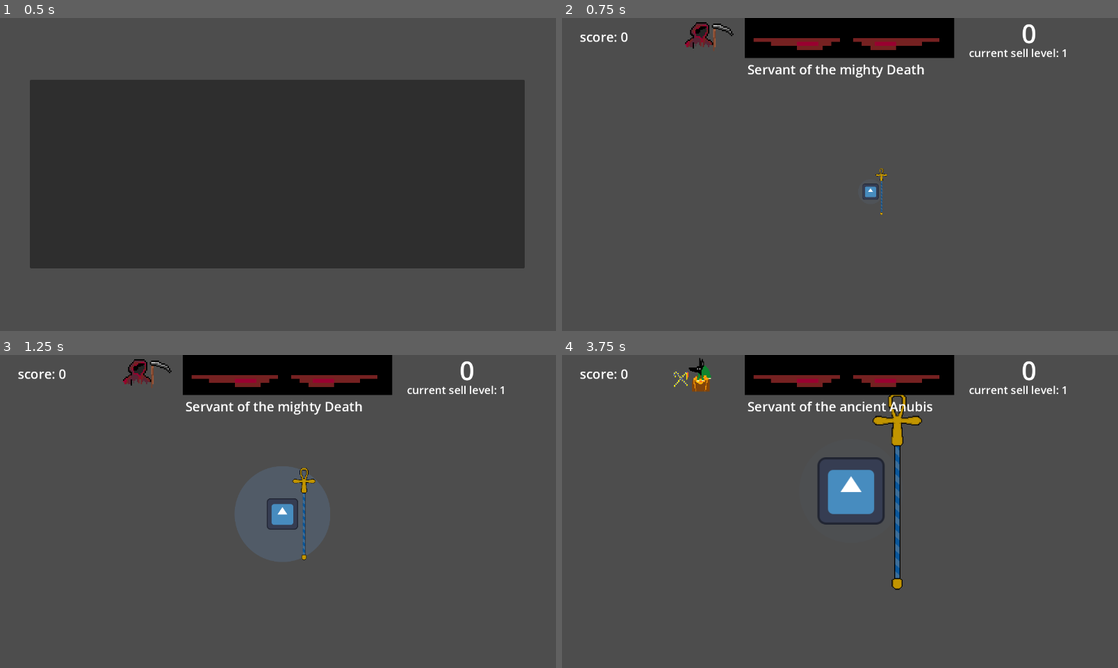
Above: before the commit, frames 1-4 (two rows, left to right).
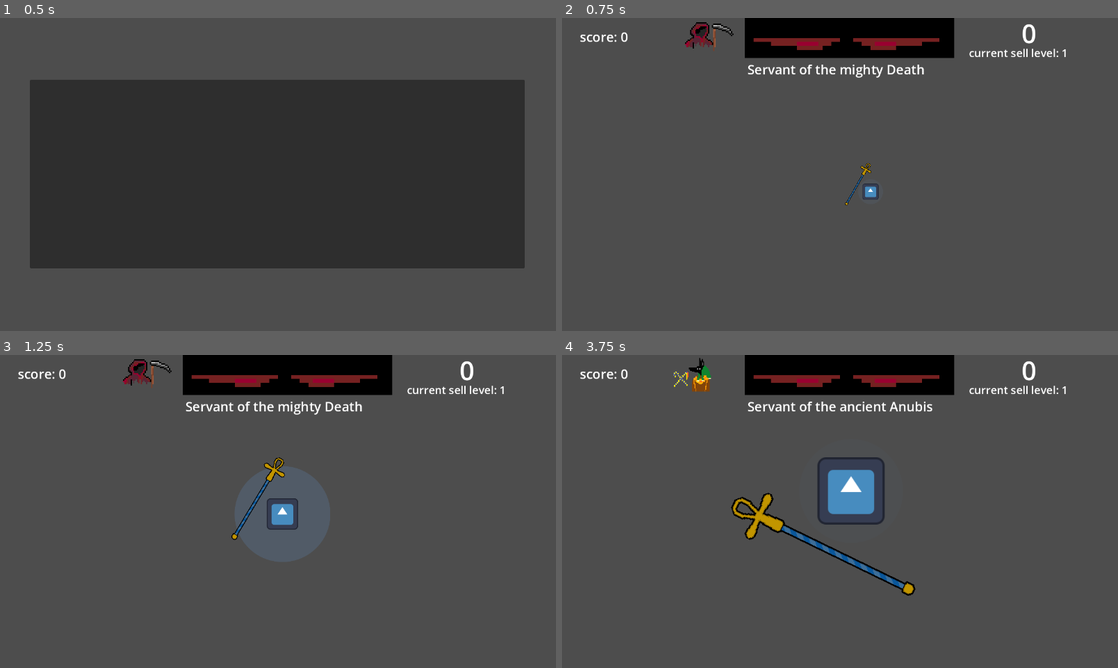
Above: after the commit, the same moments.

Repository: dkristia/Soul-Harvester
Game: Godot game, scene res://Scenes/StartManu/Menu.tscn
Same seed, same stepped clock (60 frames per second), same inputs: the game is played once before the commit and once after it. The engine's default icon, where the game draws it, is replaced by a stand-in: a white triangle on a blue panel in a dark square.
Inputs (mouse positions are in pixels of both pictures, inside the frame that each line leads up to):
- Up to frame 1 (0.5 s): no input
- Up to frame 2 (0.75 s): click (840, 174) at 0.5 s
- Up to frame 3 (1.25 s): no input
- Up to frame 4 (3.75 s): tap Enter (ui_accept) at 1.25, 1.52, 2.27 s; move the mouse to (962, 495) at 1.27 s; hold D (right) 1.28-2.03 s; tap 2 (Anubis) at 1.35 s; move the mouse to (728, 527) at 2.02 s; hold S (down) 2.03-2.78 s; tap 1 (Death) at 2.1 s; move the mouse to (895, 442) at 2.77 s; hold D (right) 2.78-3.53 s; hold R (sell) 2.78-3.53 s; move the mouse to (812, 574) at 3.52 s; hold W (up) from 3.53 s (still down); tap Mouse wheel up (zoomin) at 3.6 s

Frame 1 is identical in both runs. In frame 2, 0.1% of the frame differs, in the area x 50-59%, y 46-63%; in frame 3, 0.5%; in frame 4, 2.3%, in the area x 30-65%, y 12-77%.

Commit message:
staff rotation

Diff:
--- a/Objects/Player/player.gd
+++ b/Objects/Player/player.gd
@@ -11,9 +11,27 @@
 func _physics_process(delta):
 	var directions = get_directions()
 
+	$Staff.look_at(get_global_mouse_position())
+
+	if $Staff.rotation_degrees >= 270:
+		$Staff.rotation_degrees -= 360
+	elif $Staff.rotation_degrees <= -270:
+		$Staff.rotation_degrees += 360
+
+
+	if 90 > $Staff.rotation_degrees and $Staff.rotation_degrees > -90:
+		$Staff.scale.y = abs($Staff.scale.y)
+	else:
+		$Staff.scale.y = -abs($Staff.scale.y)
+
+	print($Staff.rotation_degrees)
+
 	velocity = directions * speed * delta
 
 	move_and_slide()
+
+
+
 
 func get_directions():
 	var directions = Vector2(
@@ -25,13 +43,13 @@
 		var dirx
 		var diry
 		if directions.x < 0:
-			dirx = directions.x / abs(directions.y) * sqrt(2)/2
+			dirx = directions.x / abs(directions.y) * sin(PI/4)
 		else:
-			dirx = abs(directions.x/directions.y) * sqrt(2)/2
+			dirx = abs(directions.x/directions.y) * sin(PI/4)
 		if directions.y < 0:
-			diry = abs(directions.x) / directions.y * sqrt(2)/2
+			diry = abs(directions.x) / directions.y * sin(PI/4)
 		else:
-			diry = abs(directions.x/directions.y) * sqrt(2)/2
+			diry = abs(directions.x/directions.y) * sin(PI/4)
 		directions.x = dirx
 		directions.y = diry
 	directions *= 1000
@@ -40,6 +58,12 @@
 
 func _on_pickup_radius_area_entered(area):
 	if area.is_in_group("soul"):
+		area.pickup_pos = area.position
+		area.picked_up = true
+
+
+func _on_inner_pickup_radius_area_entered(area):
+	if area.is_in_group("soul"):
 		global.souls += 1
 		if global.souls == 5 * global.sLevel ** 2:
 			global.sLevel += 1
--- a/Objects/Player/player.tscn
+++ b/Objects/Player/player.tscn
@@ -10,6 +10,9 @@
 [sub_resource type="CircleShape2D" id="CircleShape2D_6qokj"]
 
 [sub_resource type="RectangleShape2D" id="RectangleShape2D_2eqvl"]
+
+[sub_resource type="CircleShape2D" id="CircleShape2D_dyyid"]
+radius = 83.1505
 
 [sub_resource type="SpriteFrames" id="SpriteFrames_id8y5"]
 animations = [{
@@ -30,6 +33,7 @@
 script = ExtResource("2_k3vsl")
 
 [node name="Radius" parent="PickupRadius" instance=ExtResource("3_5jch1")]
+modulate = Color(1, 1, 1, 0)
 
 [node name="Hitbox" type="CollisionShape2D" parent="PickupRadius"]
 scale = Vector2(20, 20)
@@ -39,6 +43,11 @@
 scale = Vector2(6.36, 6.36)
 shape = SubResource("RectangleShape2D_2eqvl")
 
+[node name="InnerPickupRadius" type="Area2D" parent="."]
+
+[node name="CollisionShape2D" type="CollisionShape2D" parent="InnerPickupRadius"]
+shape = SubResource("CircleShape2D_dyyid")
+
 [node name="MainSprite" type="AnimatedSprite2D" parent="."]
 sprite_frames = SubResource("SpriteFrames_id8y5")
 
@@ -46,10 +55,13 @@
 position_smoothing_enabled = true
 script = ExtResource("5_kan6u")
 
-[node name="Sprite2D" type="Sprite2D" parent="."]
+[node name="Staff" type="Node2D" parent="."]
+
+[node name="Sprite2D" type="Sprite2D" parent="Staff"]
 texture_filter = 1
-position = Vector2(88, -7.62939e-06)
-scale = Vector2(1.46875, 1.46875)
+position = Vector2(120, 0)
+scale = Vector2(1.5, 1.5)
 texture = ExtResource("6_5c2id")
 
 [connection signal="area_entered" from="PickupRadius" to="." method="_on_pickup_radius_area_entered"]
+[connection signal="area_entered" from="InnerPickupRadius" to="." method="_on_inner_pickup_radius_area_entered"]
--- a/Objects/Soul/soul.gd
+++ b/Objects/Soul/soul.gd
@@ -1,4 +1,9 @@
 extends Area2D
+
+@export var picked_up = false
+var t = 0
+
+@export var pickup_pos = Vector2(0, 0)
 
 # Called when the node enters the scene tree for the first time.
 func _ready():
@@ -11,7 +16,10 @@
 
 # Called every frame. 'delta' is the elapsed time since the previous frame.
 func _process(delta):
-	pass
+	if picked_up:
+		t += delta
+
+		position = pickup_pos.lerp(get_parent().get_node("Player").position, t)
 
 func _on_timer_timeout():
 	queue_free()
--- a/Objects/Soul/soul.tscn
+++ b/Objects/Soul/soul.tscn
@@ -1,13 +1,13 @@
 [gd_scene load_steps=5 format=3 uid="uid://fxcy6ik66bad"]
 
-[ext_resource type="Texture2D" uid="uid://t7n25g7bmk2k" path="res://icon.svg" id="1_0je4v"]
 [ext_resource type="Script" path="res://Objects/Soul/soul.gd" id="1_80oym"]
+[ext_resource type="Texture2D" uid="uid://bjh5nlvywuuhh" path="res://Assets/soul.png" id="2_2mcv5"]
 
 [sub_resource type="SpriteFrames" id="SpriteFrames_0sjfb"]
 animations = [{
 "frames": [{
 "duration": 1.0,
-"texture": ExtResource("1_0je4v")
+"texture": ExtResource("2_2mcv5")
 }],
 "loop": true,
 "name": &"default",
Binary file changed: Assets/staff.png
Not shown: 1 places in Objects/Player/player.tscn that only renumber resources
Not shown: 1 places in anubis_3.tscn that only renumber resources
